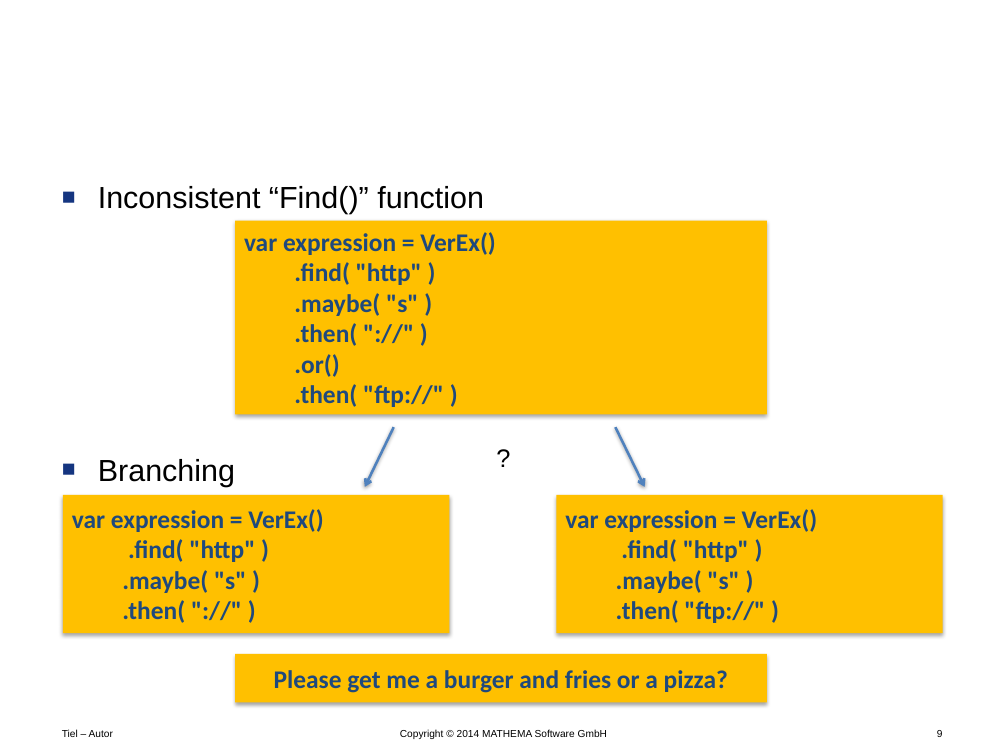
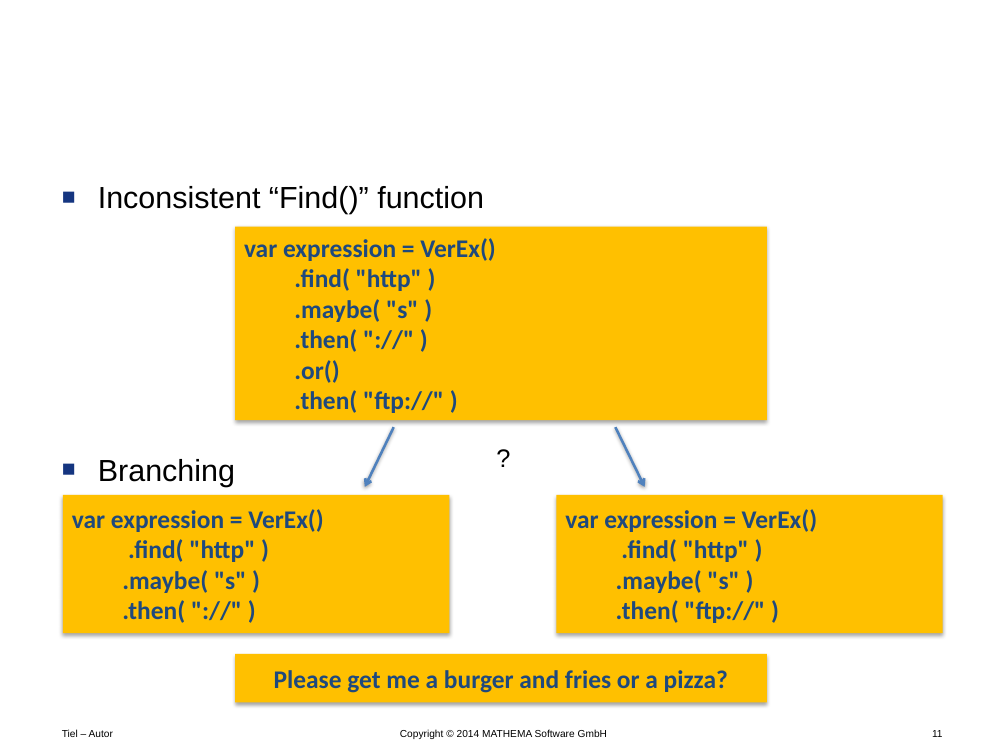
Before and after one commit to Timothep/Talk.LostInTranslation, a slide deck: slide 11 of LostInTranslation.pptx (slide 9 before the commit). Drawn at 1008x756 pixels with LibreOffice and Linux fonts; fonts in the diff are those of the drawing; background and template pictures are left out. Boxes give left, top, right and bottom in pixels: in the first picture for what was removed or moved away, otherwise in the second. Text is boxed around its words. In the diff, an @@ line names an element or a change of style, - is before the commit and + after.

Commit message:
Debut SimpleExpression

```diff
--- a/LostInTranslation.pptx
+++ b/LostInTranslation.pptx
@@ rectangle "var expression = VerEx()": place and size @@
-rectangle "var expression = VerEx()" at box(235, 220, 767, 414)
+rectangle "var expression = VerEx()" at box(235, 227, 767, 421)
@@ page number at box(932, 730, 943, 737): text changed @@
-9
+11
```
Also in this commit, not shown: 1 other slide changed, 7 slides added, 3 slides removed.
